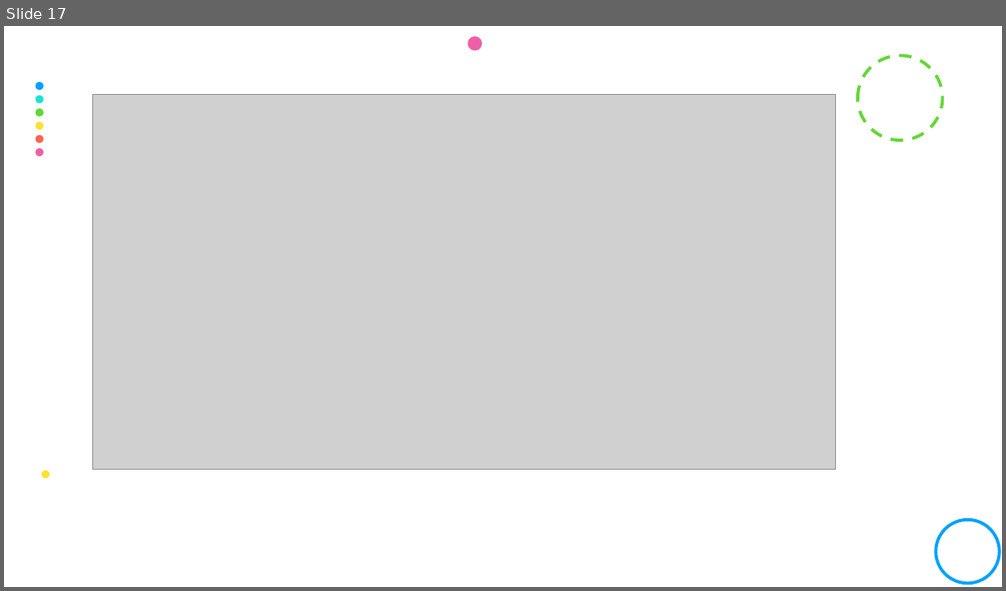
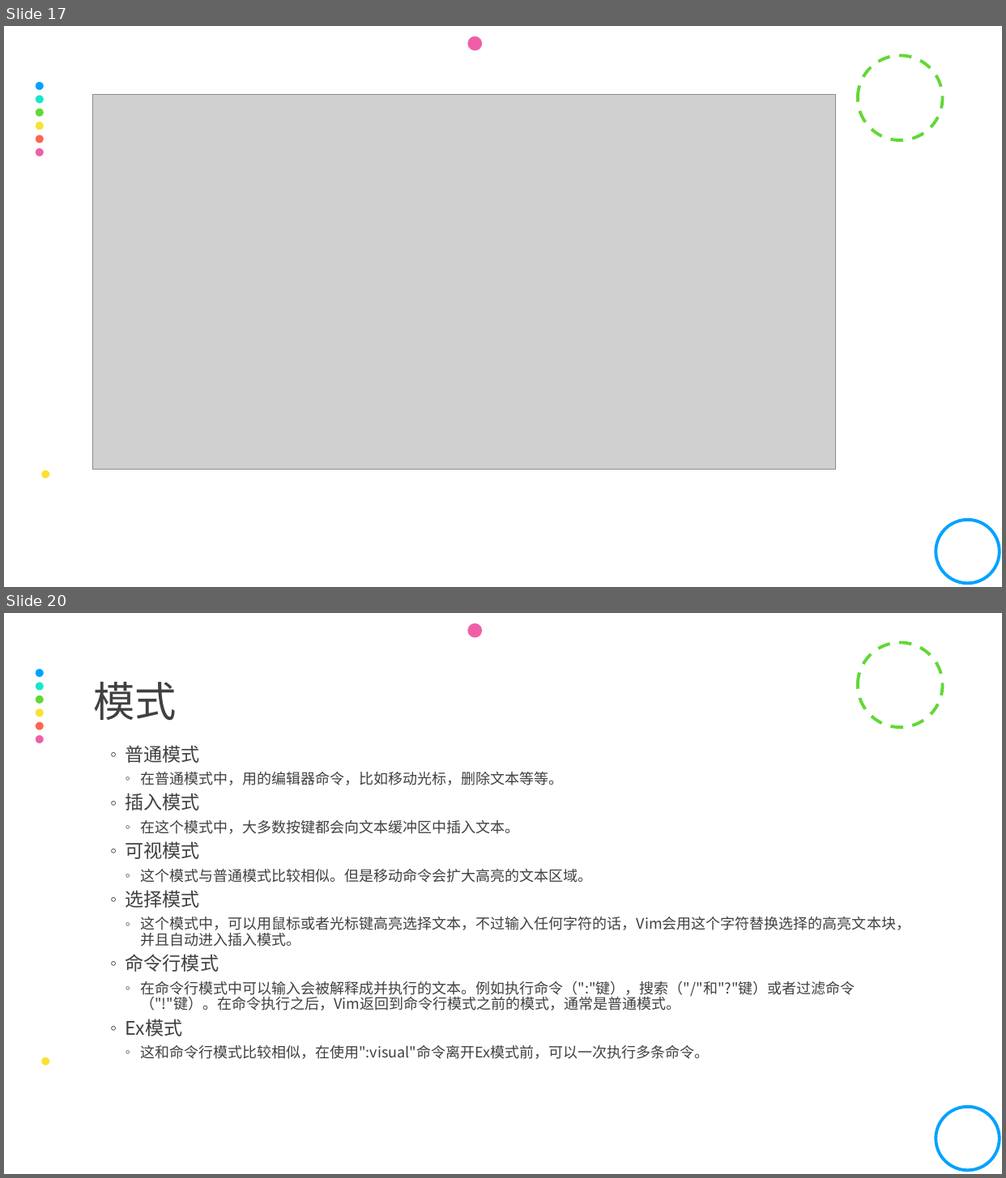
Before and after one commit to yrc123/yrcStudy, a slide deck: 服务外包/Linux使用基础.pptx. Shown one above the other, each under a label of ours: slide 17 before the commit, slides 17 and 20 after it; the slides between them are not shown. The pictures are 1006x591 and 1006x1178 pixels, drawn with LibreOffice and Linux fonts; fonts in the diff are those of the drawing; grey boxes stand for pictures. Boxes give left, top, right and bottom in pixels: in the first picture for what was removed or moved away, otherwise in the second. Text is boxed around its words. In the diff, an @@ line names an element or a change of style, - is before the commit and + after.

```diff
--- a/服务外包/Linux使用基础.pptx
+++ b/服务外包/Linux使用基础.pptx
@@ slide 20 added at bbox=[4, 613, 1002, 1174], background #FFFFFF; not listed: 10 template elements that a slide beside it also shows @@
@@ title added at bbox=[94, 682, 177, 720], 40 pt, text #404040 @@
+模式
@@ text added at bbox=[126, 745, 910, 1059], 14 pt, text #404040 @@
+  ◦ 普通模式
+    ◦ 在普通模式中，用的编辑器命令，比如移动光标，删除文本等等。
+  ◦ 插入模式
+    ◦ 在这个模式中，大多数按键都会向文本缓冲区中插入文本。
+  ◦ 可视模式
+    ◦ 这个模式与普通模式比较相似。但是移动命令会扩大高亮的文本区域。
+  ◦ 选择模式
+    ◦ 这个模式中，可以用鼠标或者光标键高亮选择文本，不过输入任何字符的话，Vim会用这个字符替换选择的高亮文本块，并且自动进入插入模式。
+  ◦ 命令行模式
+    ◦ 在命令行模式中可以输入会被解释成并执行的文本。例如执行命令（":"键），搜索（"/"和"?"键）或者过滤命令（"!"键）。在命令执行之后，Vim返回到命令行模式之前的模式，通常是普通模式。
+  ◦ Ex模式
+    ◦ 这和命令行模式比较相似，在使用":visual"命令离开Ex模式前，可以一次执行多条命令。
```
Also in this commit, not shown: 7 slides changed, 3 other slides added.
